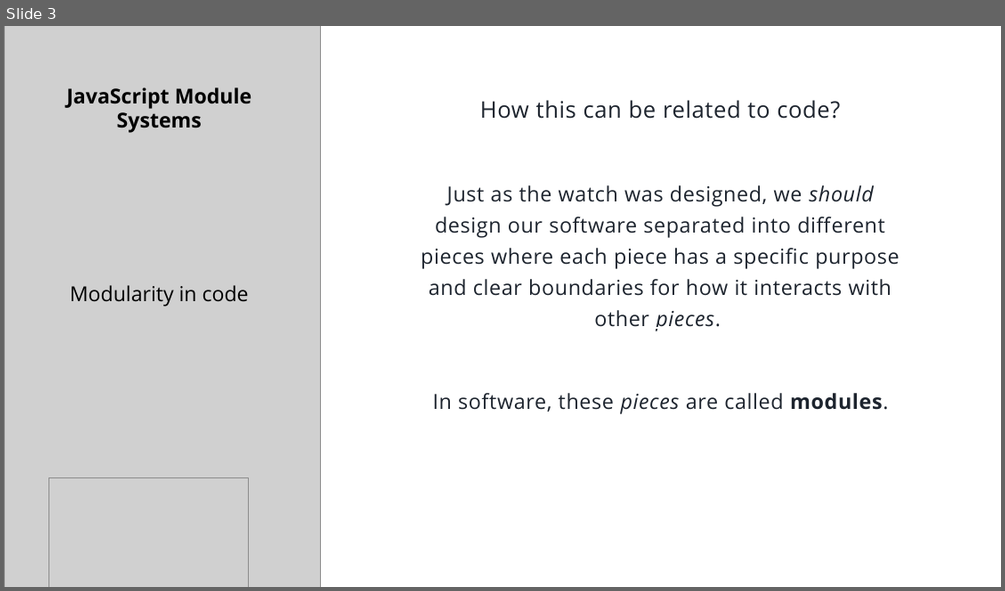
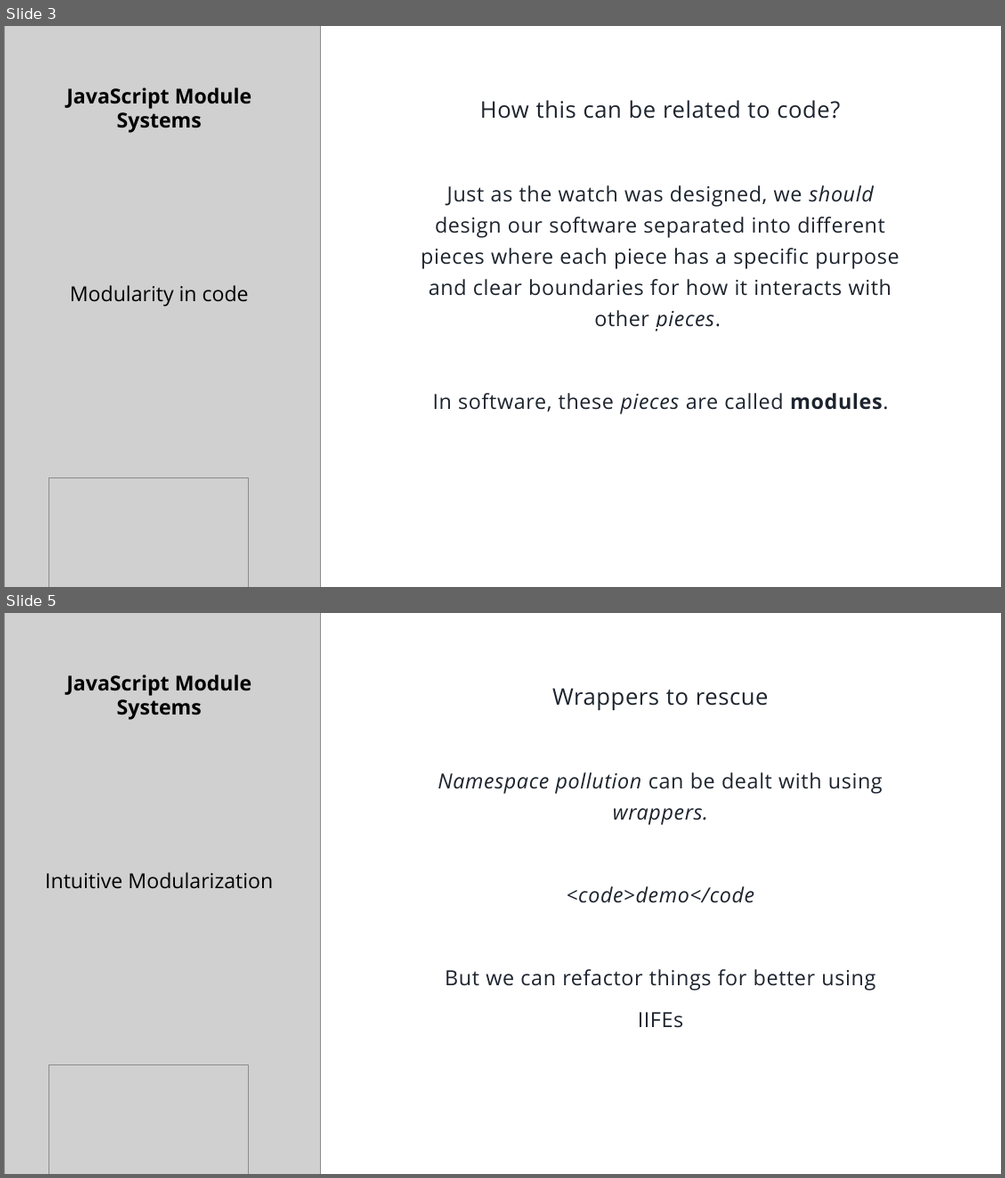
Before and after one commit to sjsam/js-module-systems, a slide deck: presentation.pptx. Shown one above the other, each under a label of ours: slide 3 before the commit, slides 3 and 5 after it; the slides between them are not shown. The pictures are 1005x591 and 1005x1178 pixels, drawn with LibreOffice and Linux fonts; fonts in the diff are those of the drawing; grey boxes stand for pictures. Boxes give left, top, right and bottom in pixels: in the first picture for what was removed or moved away, otherwise in the second. Text is boxed around its words. In the diff, an @@ line names an element or a change of style, - is before the commit and + after.

```diff
--- a/presentation.pptx
+++ b/presentation.pptx
@@ slide 5 added at (x1=4, y1=613, x2=1001, y2=1174), background #FFFFFF @@
@@ rectangle added at (x1=4, y1=613, x2=1001, y2=1174), fill #FFFFFF @@
@@ picture added at (x1=4, y1=613, x2=320, y2=1174) @@
@@ title added at (x1=45, y1=674, x2=273, y2=889), 19.8 pt, text #000000, bold @@
+JavaScript Module Systems
+Intuitive Modularization
@@ subtitle added at (x1=437, y1=688, x2=882, y2=1028), 20 pt, text #1D242E @@
+Wrappers to rescue
+Namespace pollution can be dealt with using wrappers.
+<code>demo</code
+But we can refactor things for better using
+IIFEs
@@ line added from (639, 915) to (683, 915), #FFFFFF 1 pt @@
@@ picture added at (x1=48, y1=1064, x2=249, y2=1174) @@
```
Also in this commit, not shown: 1 slide changed, 2 other slides added, 6 other files.
